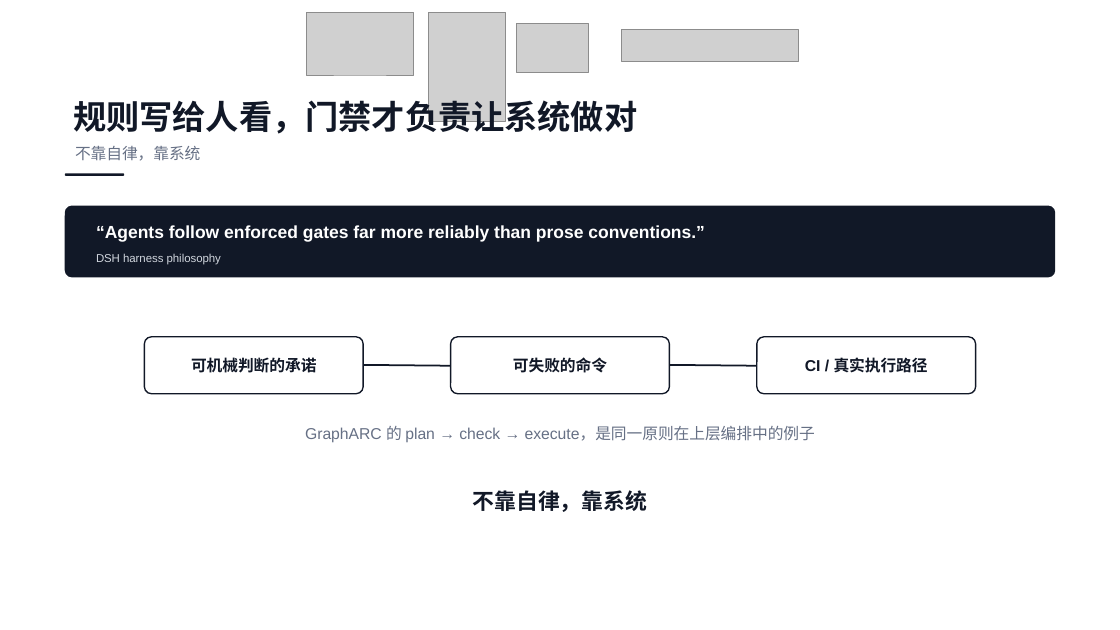
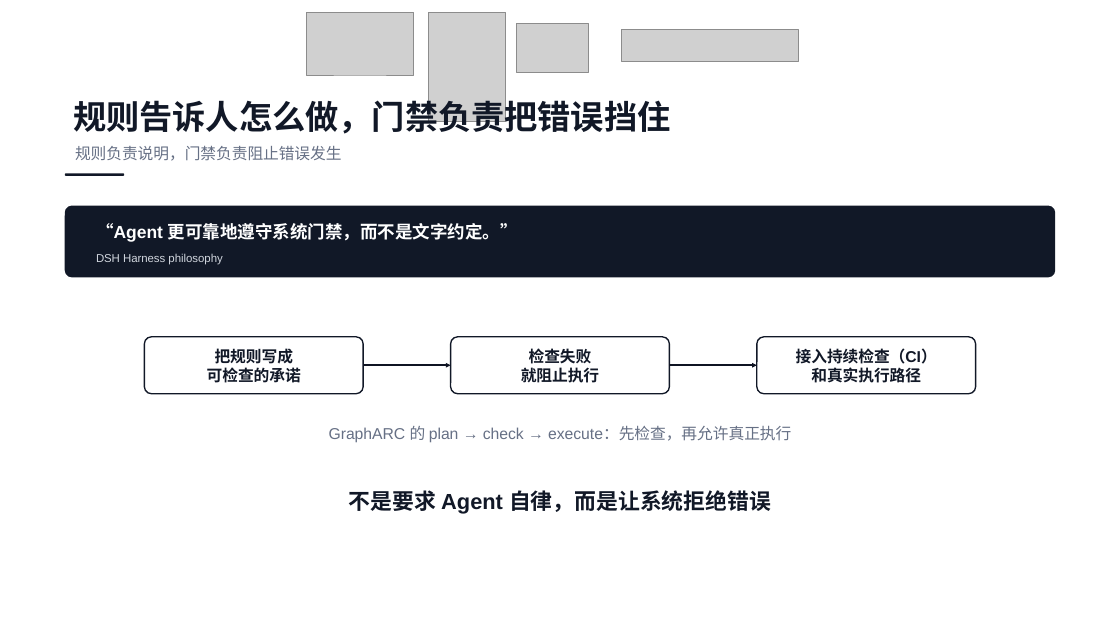
Before and after one commit to ethan-jiang-1/ai_dev_sdlc_aidc, a slide deck: slide 21 of talk-ai-coding-evolution/05_output/v3/OPC航海指南-harness-v3.pptx. Drawn at 1120x630 pixels with LibreOffice and Linux fonts; fonts in the diff are those of the drawing; grey boxes stand for pictures. Boxes give left, top, right and bottom in pixels: in the first picture for what was removed or moved away, otherwise in the second. Text is boxed around its words. In the diff, an @@ line names an element or a change of style, - is before the commit and + after.

```diff
--- a/talk-ai-coding-evolution/05_output/v3/OPC航海指南-harness-v3.pptx
+++ b/talk-ai-coding-evolution/05_output/v3/OPC航海指南-harness-v3.pptx
@@ text at (73, 95, 670, 134): text changed @@
-规则写给人看，门禁才负责让系统做对
+规则告诉人怎么做，门禁负责把错误挡住
@@ text at (75, 146, 342, 161): text changed @@
-不靠自律，靠系统
+规则负责说明，门禁负责阻止错误发生
@@ text at (96, 223, 518, 242): text changed @@
-“Agents follow enforced gates far more reliably than prose conventions.”
+“Agent 更可靠地遵守系统门禁，而不是文字约定。”
@@ text at (96, 254, 222, 265): text changed @@
-DSH harness philosophy
+DSH Harness philosophy
@@ text in rounded rectangle at (207, 348, 301, 383): text changed @@
-可机械判断的承诺
+把规则写成
+可检查的承诺
@@ text in rounded rectangle at (521, 348, 599, 383): text changed @@
-可失败的命令
+检查失败
+就阻止执行
@@ text in rounded rectangle at (796, 348, 937, 383): text changed @@
-CI / 真实执行路径
+接入持续检查（CI）
+和真实执行路径
@@ text at (329, 426, 791, 443): text changed @@
-GraphARC 的 plan → check → execute，是同一原则在上层编排中的例子
+GraphARC 的 plan → check → execute：先检查，再允许真正执行
@@ text at (349, 490, 771, 514): text changed @@
-不靠自律，靠系统
+不是要求 Agent 自律，而是让系统拒绝错误
```
Also in this commit, not shown: 17 other slides changed, 2 slides added, 2 slides removed, 2 other files.
